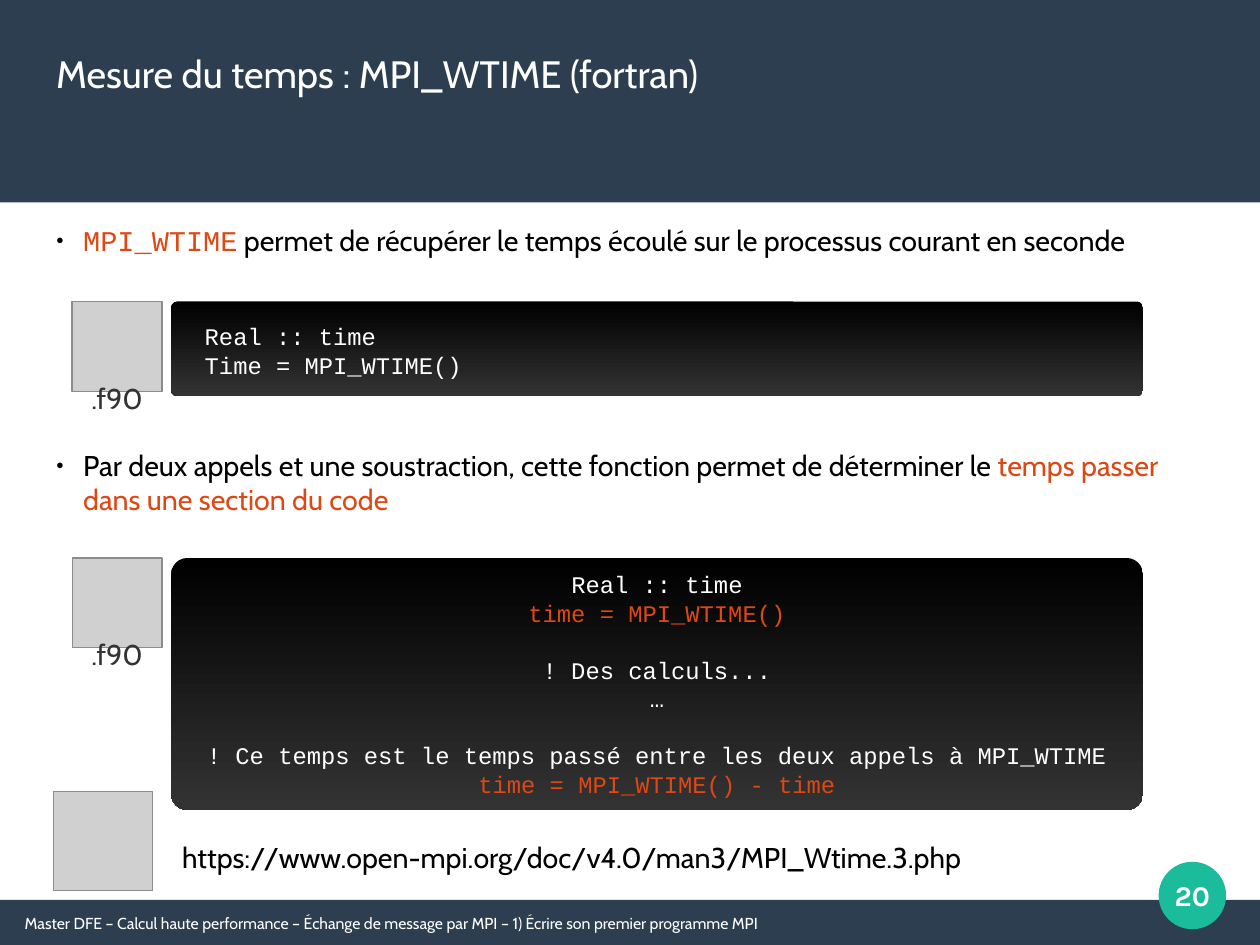
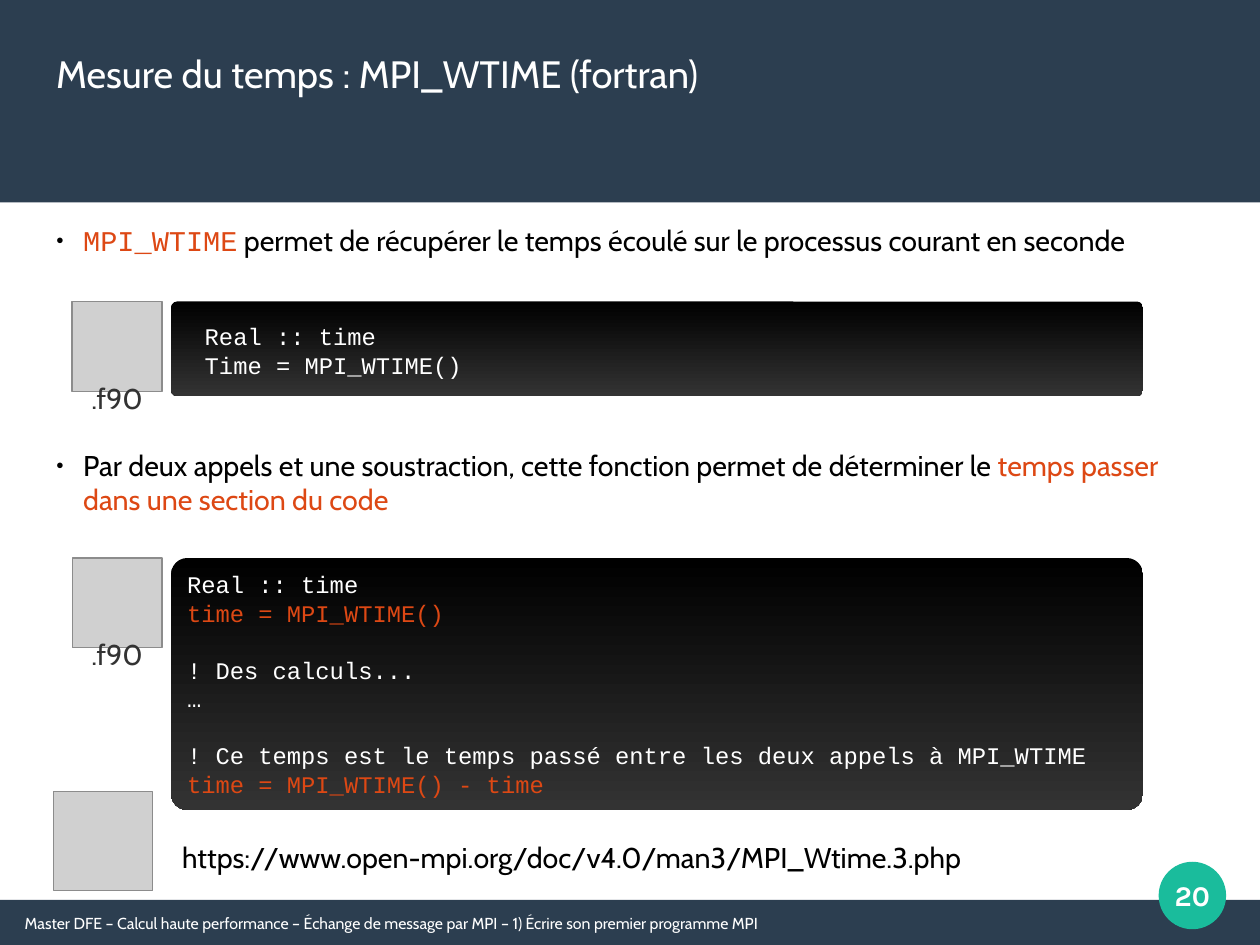
Before and after one commit to Maison-de-la-Simulation/HPC-DFE-Paris-Saclay, a slide deck: slide 20 of support/MPI.odp. Drawn at 1260x945 pixels with LibreOffice and Linux fonts; fonts in the diff are those of the drawing; grey boxes stand for pictures. Boxes give left, top, right and bottom in pixels: in the first picture for what was removed or moved away, otherwise in the second. Text is boxed around its words. In the diff, an @@ line names an element or a change of style, - is before the commit and + after.

```diff
--- a/support/MPI.odp
+++ b/support/MPI.odp
@@ rounded rectangle "Real :: time" at (172, 558, 1143, 810): alignment centre to left @@
```
Also in this commit, not shown: 9 other slides changed, 1 slide added, 1 other file.
